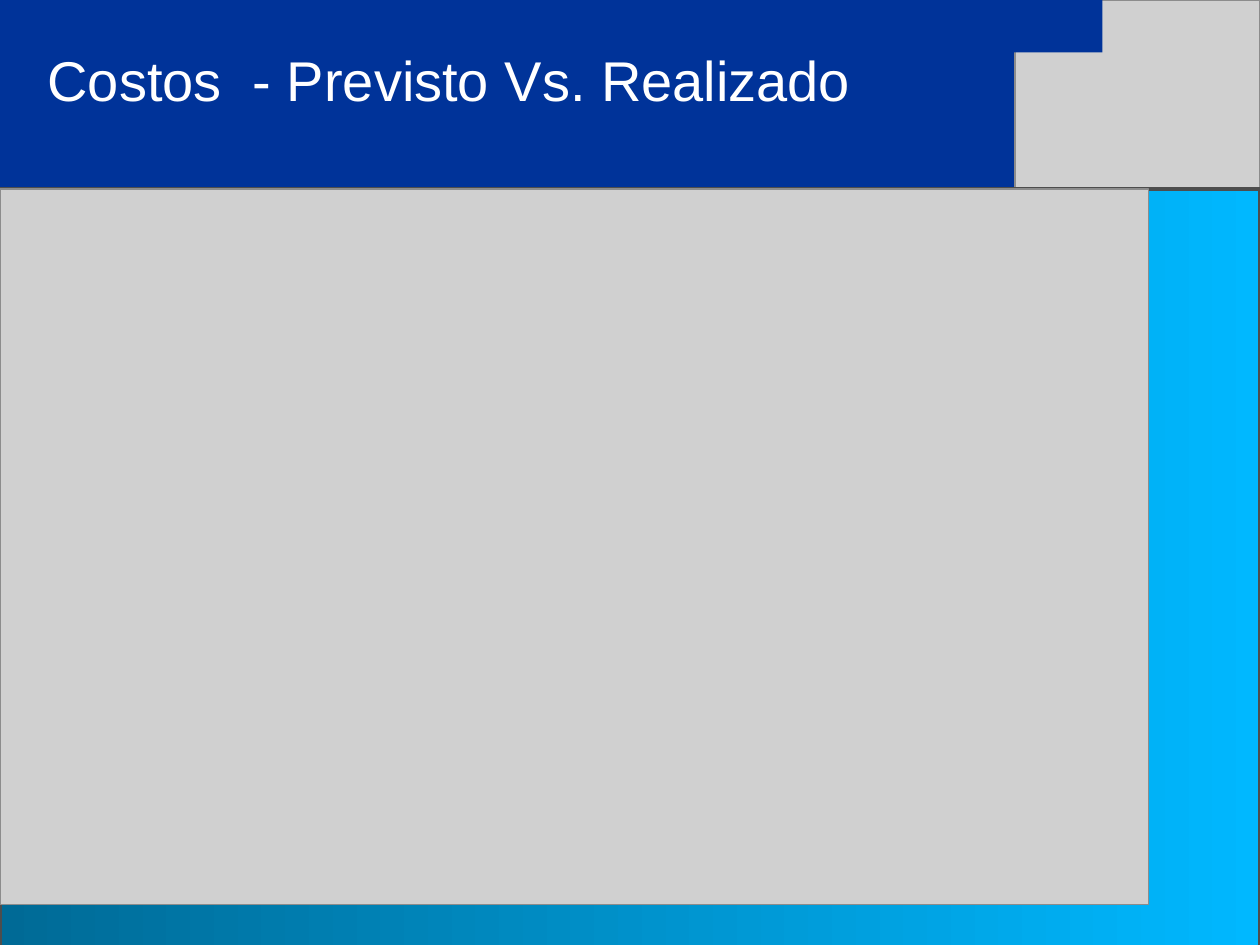
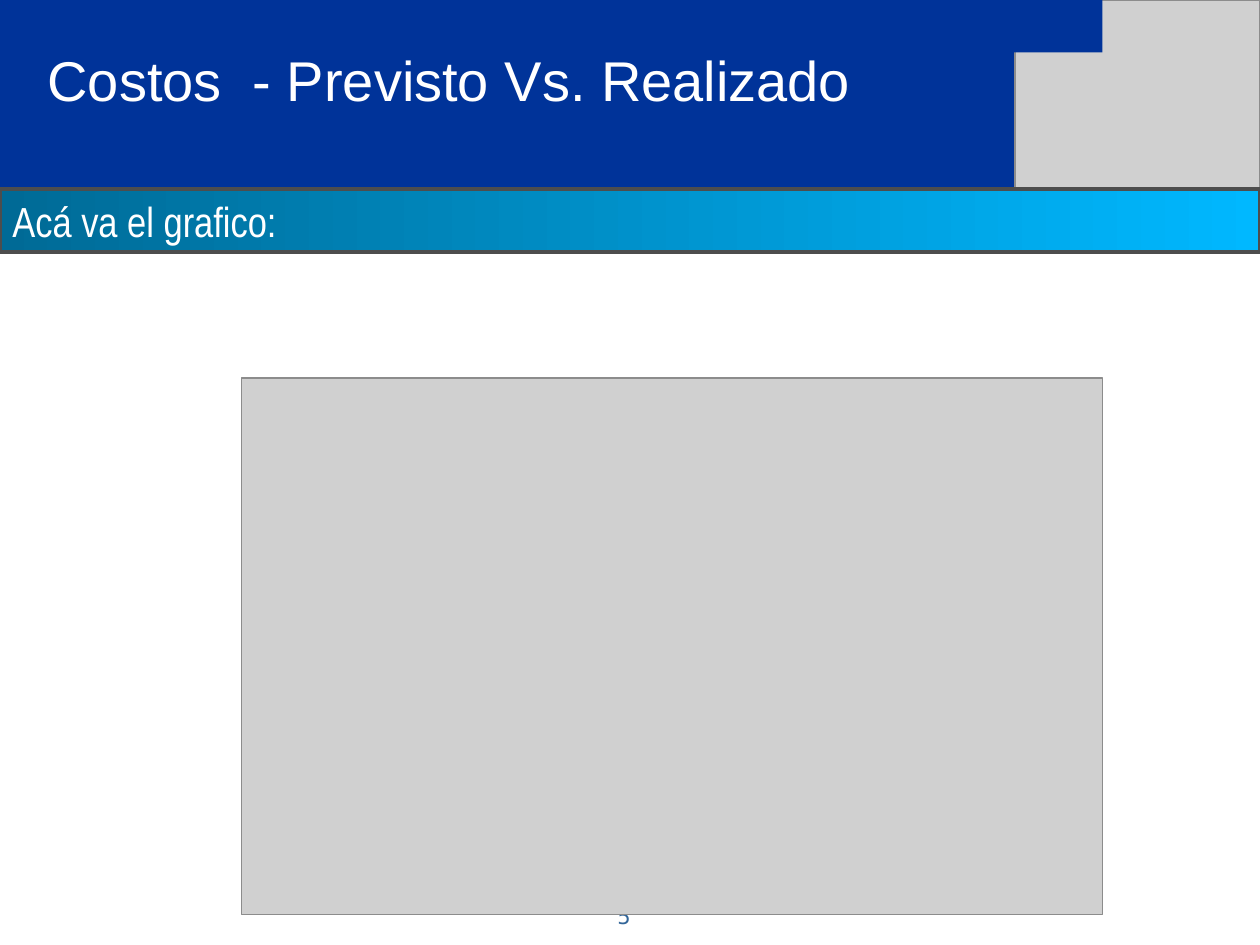
Before and after one commit to eallegretta/bagge, a slide deck: slide 5 of Documentation/06 Implementación y soporte/Entrega final/SETI_Presentación Final (PB - FE).ppt (slide 4 before the commit). Drawn at 1260x945 pixels with LibreOffice and Linux fonts; fonts in the diff are those of the drawing; grey boxes stand for pictures. Boxes give left, top, right and bottom in pixels: in the first picture for what was removed or moved away, otherwise in the second. Text is boxed around its words. In the diff, an @@ line names an element or a change of style, - is before the commit and + after.

```diff
--- a/Documentation/06 Implementación y soporte/Entrega final/SETI_Presentación Final (PB - FE).ppt
+++ b/Documentation/06 Implementación y soporte/Entrega final/SETI_Presentación Final (PB - FE).ppt
@@ rectangle removed at [0, 189, 1260, 945] @@
@@ rectangle added at [0, 189, 1260, 252], fill gradient #006A96 to #00B8FF, outline #4D4D4D 2.01 pt, 24 pt, text #FFFFFF @@
+Acá va el grafico:
@@ picture: place and size @@
-picture at [0, 189, 1148, 905]
+picture at [242, 378, 1102, 915]
@@ page number added at [617, 914, 630, 929], 12 pt, text #336699 @@
+5
```
Also in this commit, not shown: 2 other slides changed, 2 other files.
